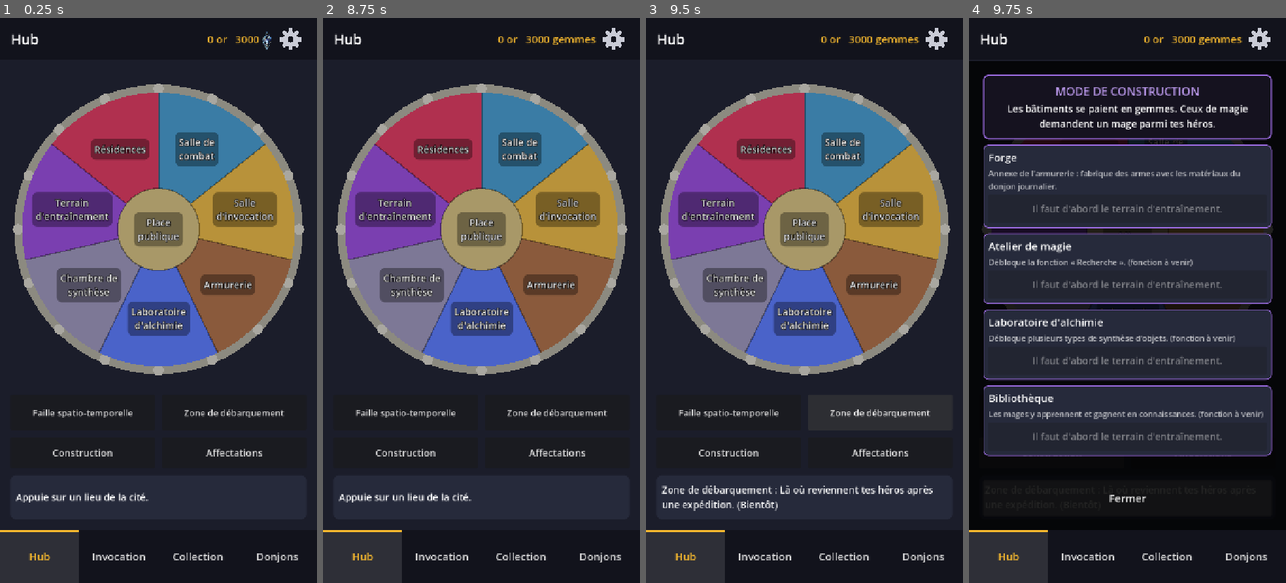
Above: before the commit, frames 1-4 (left to right).
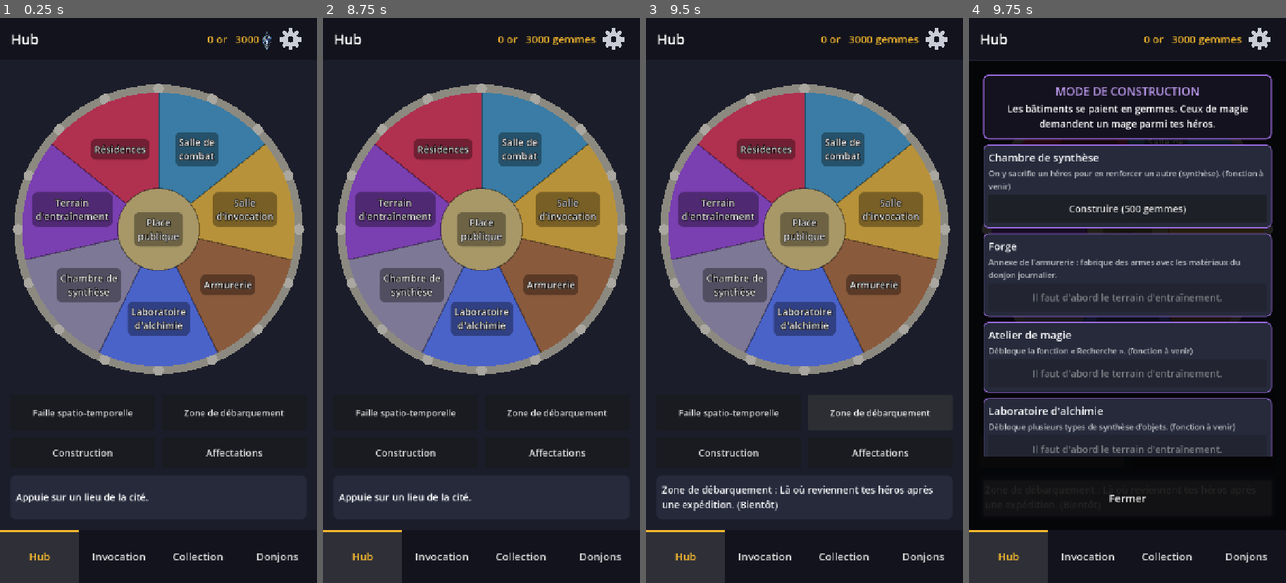
Above: after the commit, the same moments.

Repository: usksyz/project_gacha
Game: Godot game, scene res://scenes/main.tscn
The game is run twice, just before and just after one commit, with the same random seed, the same clock (stepped at 60 frames per second) and the same inputs.
Inputs (mouse positions are in pixels of both pictures, inside the frame that each line leads up to):
- Up to frame 1 (0.25 s): no input
- Up to frame 2 (8.75 s): click (614, 40) at 0.52 s; click "Recommencer la partie" at 1.25 s; click "Salle de combat" at 2 s; click "Salle d'invocation" at 2.75 s; click "Armurerie" at 3.5 s; click "Laboratoire d'alchimie" at 4.25 s; click "Chambre de synthèse" at 5 s; click "Terrain d'entraînement" at 5.75 s; click "Résidences" at 6.5 s; click "Place publique" at 7.25 s; click "Faille spatio-temporelle" at 8 s
- Up to frame 3 (9.5 s): click "Zone de débarquement" at 8.75 s
- Up to frame 4 (9.75 s): click "Construction" at 9.5 s

Frames 1-3 are identical in both runs. In frame 4, 12% of the frame differs, in the area x 4-96%, y 23-78%.

Commit message:
Chambre de synthèse : sacrifier des héros pour en renforcer un autre
- Bâtiment « Chambre de synthèse » (500 gemmes), ouvert depuis le hub.
- On choisit le héros à renforcer puis 1 à 5 héros à sacrifier, de n'importe quel rang,
  avec la recherche et les filtres ; fenêtre rouge avant le sacrifice définitif.
- Le héros renforcé gagne l'expérience des sacrifiés et au moins un niveau ;
  20 % par sacrifié de récupérer une de ses compétences (niveau 1) ;
  Œil de faucon (30 %, tireurs : portée et précision) ; Analyse froide (1 %).
- Œil de faucon et Analyse froide agissent en combat.

Co-Authored-By: Claude Opus 5.5 <noreply@anthropic.com>

Diff:
--- a/scripts/battle.gd
+++ b/scripts/battle.gd
@@ -287,10 +287,14 @@
 	# Compétences de promotion qui changent les valeurs de départ : Volonté de fer (vie), Coup précis (critiques).
 	var skills: Array = source.get("skills", [])
 	var max_hp := roundi(stats["hp"] * (1.0 + GameData.skill_level(skills, "Volonté de fer") * GameData.IRON_WILL_HP_PER_LEVEL))
-	var crit_bonus := GameData.skill_level(skills, "Coup précis") * GameData.PRECISE_STRIKE_CRIT_PER_LEVEL
+	var crit_bonus := GameData.skill_level(skills, "Coup précis") * GameData.PRECISE_STRIKE_CRIT_PER_LEVEL \
+		+ GameData.skill_level(skills, "Analyse froide") * GameData.COLD_ANALYSIS_PER_LEVEL
 	var reach := RANGED_RANGE if fighter_class in ["Archer", "Mage", "Soigneur"] else MELEE_RANGE
 	if not gear.is_empty():
 		reach = gear["reach"]
+	# Œil de faucon (synthèse) : les tireurs voient et tirent plus loin.
+	if reach > MELEE_REACH_MAX:
+		reach += GameData.skill_level(skills, "Œil de faucon") * GameData.HAWK_EYE_REACH_PER_LEVEL
 	return {
 		"name": source["name"],
 		"class": fighter_class,
@@ -756,8 +760,13 @@
 ## Retire des points de vie à la cible et renvoie les dégâts infligés (-1 si elle esquive).
 ## « kind » : "hit" (corps à corps), "arrow" (flèche) ou "spell" (sort).
 func _damage(attacker: Dictionary, target: Dictionary, power: float, critical := false, kind := "hit") -> int:
-	# Mouvement souple : une chance d'éviter complètement le coup.
-	if randf() < GameData.skill_level(target["skills"], "Mouvement souple") * DODGE_PER_LEVEL:
+	# Mouvement souple : une chance d'éviter complètement le coup (moins face à la précision
+	# d'Analyse froide, et à celle d'Œil de faucon pour les flèches et les sorts).
+	var dodge: float = GameData.skill_level(target["skills"], "Mouvement souple") * DODGE_PER_LEVEL \
+		- GameData.skill_level(attacker["skills"], "Analyse froide") * GameData.COLD_ANALYSIS_PER_LEVEL
+	if kind != "hit":
+		dodge -= GameData.skill_level(attacker["skills"], "Œil de faucon") * GameData.HAWK_EYE_PRECISION_PER_LEVEL
+	if randf() < dodge:
 		return -1
 	# Maîtrise de l'arme que tient l'attaquant (épée, arc...) : chaque niveau renforce ses coups.
 	if kind != "spell" and attacker["weapon_skill"] != "":
--- a/scripts/game_data.gd
+++ b/scripts/game_data.gd
@@ -144,6 +144,8 @@
 	"Indomptable": "Saignements et hémorragies : 10 % plus faibles par niveau. S'éveille chez un héros qui saigne en situation critique.",
 	"Tueur de gobelins": "Contre les gobelins : +10 % de dégâts par niveau. Exploit : coup fatal au boss de l'étage 5, ou 50 gobelins tués.",
 	"Esprit combatif": "Évolution de Résistance à la douleur (au niveau 10) : garde ses effets, et +5 % de dégâts par niveau sous la moitié de sa vie.",
+	"Analyse froide": "Observation logique : +10 % de précision (la cible esquive moins) et +10 % de coups critiques par niveau. Rare : 1 % de chances après une synthèse.",
+	"Œil de faucon": "Vision et précision à distance : pour les tirs (flèches et sorts), +0,3 case de portée et +5 % de précision par niveau. S'obtient en synthèse, pour ceux qui se battent de loin.",
 	"Volonté de fer": "Compétence de promotion : +10 % de vie maximum par niveau.",
 	"Second souffle": "Compétence de promotion : une fois par combat, sous 25 % de sa vie, reprend 15 % de sa vie (+5 % par niveau au-delà du premier).",
 	"Coup précis": "Compétence de promotion : +5 % de coups critiques par niveau.",
@@ -647,6 +649,9 @@
 ## « cost » : prix en gemmes ; « mage » : il faut un mage pour le construire ;
 ## « info » : ce que fait le bâtiment ; « built » : l'annonce une fois construit.
 const BUILDINGS := {
+	"synthese": {"name": "Chambre de synthèse", "cost": 500, "mage": false, "needs_training": false,
+		"info": "On y sacrifie un héros pour en renforcer un autre (synthèse).",
+		"built": "La chambre de synthèse a été construite avec succès !"},
 	"forge": {"name": "Forge", "cost": 500, "mage": false,
 		"info": "Annexe de l'armurerie : fabrique des armes avec les matériaux du donjon journalier.",
 		"built": "La forge a été construite avec succès !"},
@@ -726,7 +731,7 @@
 func build_problem(building_id: String) -> String:
 	if building_id in buildings:
 		return "Déjà construit."
-	if not training_unlocked():
+	if BUILDINGS[building_id].get("needs_training", true) and not training_unlocked():
 		return "Il faut d'abord le terrain d'entraînement."
 	if BUILDINGS[building_id]["mage"] and not has_mage():
 		return "Il faut un mage parmi tes héros."
@@ -1791,6 +1796,132 @@
 		hero["skills"].append({"name": skill_name, "rank": "Spéciale", "level": 1})
 		lines.append("Compétence spéciale : %s." % skill_name)
 	save_game()
+	return lines
+
+
+# ---------------------------------------------------------------------------
+# Synthèse de héros (chambre de synthèse)
+# ---------------------------------------------------------------------------
+# On sacrifie un ou plusieurs héros (de n'importe quel rang) pour en renforcer un autre (cahier :
+# « on fusionne 2 héros ou plus : un seul survit »). Les sacrifiés disparaissent pour toujours (comme
+# une mort, leurs armes sont perdues avec eux). Le héros renforcé :
+# - gagne de l'expérience, et au moins un niveau (cahier : « le héros renforcé monte de niveau »),
+#   sauf s'il est déjà au niveau maximum ;
+# - pour chaque sacrifié, a des chances de récupérer une de ses compétences, au niveau 1 (compétence héritée) ;
+# - s'il se bat de loin, a des chances de gagner Œil de faucon (cahier : Jenna l'obtient en synthèse) ;
+# - très rarement, gagne Analyse froide.
+# (Le cahier parle aussi d'une perte de moral : elle viendra avec le moral, en phase 5.)
+# Chiffres provisoires.
+
+## Nombre de héros qu'on peut sacrifier d'un coup.
+const SYNTHESIS_MAX_SACRIFICES := 5
+## Expérience gagnée par sacrifié : une base, plus (niveau x étoiles du sacrifié) x ce nombre.
+const SYNTHESIS_XP_BASE := 20
+const SYNTHESIS_XP_PER_LEVEL_STAR := 10
+## Chance de récupérer une compétence de chaque sacrifié (au niveau 1), et chance d'Analyse froide.
+const INHERIT_CHANCE := 0.2
+const COLD_ANALYSIS_CHANCE := 0.01
+## Analyse froide : précision et coups critiques en plus, par niveau (0.1 = 10 %).
+## La précision réduit les chances d'esquive de la cible.
+const COLD_ANALYSIS_PER_LEVEL := 0.1
+## Œil de faucon : chance à chaque synthèse (apprise, ou un niveau de plus) pour les classes qui
+## se battent de loin ; puis, pour les tirs (flèches et sorts), portée en plus (en cases) et
+## précision en plus, par niveau.
+const HAWK_EYE_CHANCE := 0.3
+const HAWK_EYE_CLASSES := ["Archer", "Mage", "Soigneur"]
+const HAWK_EYE_REACH_PER_LEVEL := 0.3
+const HAWK_EYE_PRECISION_PER_LEVEL := 0.05
+
+
+## Expérience que le héros renforcé gagne en sacrifiant « sacrifice ».
+func synthesis_xp(sacrifice: Dictionary) -> int:
+	return SYNTHESIS_XP_BASE + sacrifice["level"] * sacrifice["rarity"] * SYNTHESIS_XP_PER_LEVEL_STAR
+
+
+## Expérience totale d'une synthèse : celle de chaque sacrifié, et au moins de quoi monter
+## d'un niveau. 0 si le héros est déjà au niveau maximum.
+func synthesis_total_xp(target: Dictionary, sacrifices: Array) -> int:
+	if is_max_level(target):
+		return 0
+	var xp := 0
+	for sacrifice in sacrifices:
+		xp += synthesis_xp(sacrifice)
+	return maxi(xp, xp_to_next(target["level"]) - target["xp"])
+
+
+## Pourquoi ce héros ne peut pas être sacrifié pour renforcer « target » (texte), ou "" si c'est possible.
+func synthesis_problem(target: Dictionary, sacrifice: Dictionary) -> String:
+	if not "synthese" in buildings:
+		return "La chambre de synthèse n'est pas construite."
+	if target["id"] == sacrifice["id"]:
+		return "Un héros ne peut pas se sacrifier pour lui-même."
+	if not target["alive"] or not sacrifice["alive"]:
+		return "Les deux héros doivent être en vie."
+	if sacrifice.get("secret", false):
+		return "Un héros légendaire ne peut pas être sacrifié."
+	if is_away(target) or is_away(sacrifice):
+		return "Les deux héros doivent être à la cité."
+	return ""
+
+
+## Vrai si ce héros peut gagner Œil de faucon en synthèse (sa classe se bat de loin).
+func can_get_hawk_eye(hero: Dictionary) -> bool:
+	return hero["class"] in HAWK_EYE_CLASSES and _own_skill_level(hero["skills"], "Œil de faucon") < SKILL_MAX_LEVEL
+
+
+## La synthèse : « sacrifices » disparaissent pour renforcer « target ».
+## Renvoie les lignes à annoncer, ou [] si c'est impossible.
+func synthesize(target: Dictionary, sacrifices: Array) -> Array[String]:
+	var lines: Array[String] = []
+	if sacrifices.is_empty() or sacrifices.size() > SYNTHESIS_MAX_SACRIFICES:
+		return lines
+	for sacrifice in sacrifices:
+		if synthesis_problem(target, sacrifice) != "":
+			return lines
+
+	var xp := synthesis_total_xp(target, sacrifices)
+	# Les sacrifiés disparaissent pour toujours.
+	for sacrifice in sacrifices:
+		sacrifice["alive"] = false
+		sacrifice["death_cause"] = "sacrifié en synthèse pour renforcer %s" % target["name"]
+		_remove_from_teams(sacrifice["id"])
+		lines.append("%s (%s) a disparu pour toujours." % [sacrifice["name"], "★".repeat(sacrifice["rarity"])])
+
+	if xp == 0:
+		lines.append("%s est déjà au niveau maximum : l'expérience est perdue (pense à la promotion)." % target["name"])
+	else:
+		var levels := gain_xp(target, xp)
+		lines.append("%s gagne %d d'expérience%s." % [target["name"], xp,
+			" et passe au niveau %d" % target["level"] if levels > 0 else ""])
+
+	# Compétence héritée : pour chaque sacrifié, une chance de récupérer une de ses compétences.
+	for sacrifice in sacrifices:
+		if randf() >= INHERIT_CHANCE:
+			continue
+		var candidates := []
+		for skill in sacrifice["skills"]:
+			if can_learn_skill(target, target["skills"], skill["name"]) and not skill["name"] in SKILL_FUSIONS:
+				candidates.append(skill["name"])
+		if not candidates.is_empty():
+			var inherited: String = candidates.pick_random()
+			target["skills"].append(new_skill(inherited))
+			lines.append("Compétence héritée de %s : %s (niveau 1) !" % [sacrifice["name"], inherited])
+	# Œil de faucon : pour ceux qui se battent de loin ; un niveau de plus s'ils l'ont déjà.
+	if can_get_hawk_eye(target) and randf() < HAWK_EYE_CHANCE:
+		var level := _own_skill_level(target["skills"], "Œil de faucon")
+		if level == 0:
+			target["skills"].append(new_skill("Œil de faucon"))
+			lines.append("Nouvelle compétence : Œil de faucon !")
+		else:
+			for skill in target["skills"]:
+				if skill["name"] == "Œil de faucon":
+					skill["level"] += 1
+			lines.append("Œil de faucon passe au niveau %d !" % (level + 1))
+	# Analyse froide : très rare, juste après une synthèse.
+	if randf() < COLD_ANALYSIS_CHANCE and can_learn_skill(target, target["skills"], "Analyse froide"):
+		target["skills"].append(new_skill("Analyse froide"))
+		lines.append("Compétence rare : Analyse froide !")
+	tidy_arsenal()  # les armes des sacrifiés sont perdues (et la partie est sauvegardée)
 	return lines
 
 
--- a/scripts/hub_map.gd
+++ b/scripts/hub_map.gd
@@ -22,8 +22,8 @@
 		"info": "Tirage d'armes, arsenal et équipement de tes héros."},
 	{"name": "Laboratoire d'alchimie", "label": "Laboratoire\nd'alchimie", "color": Color("4a63c9"), "target": "",
 		"info": "Prépare des potions et des objets. (Bientôt)"},
-	{"name": "Chambre de synthèse", "label": "Chambre de\nsynthèse", "color": Color("7d7896"), "target": "",
-		"info": "Combine des objets pour en créer de meilleurs. (Bientôt)"},
+	{"name": "Chambre de synthèse", "label": "Chambre de\nsynthèse", "color": Color("7d7896"), "target": "synthesis",
+		"info": "Sacrifie un héros pour en renforcer un autre."},
 	{"name": "Terrain d'entraînement", "label": "Terrain\nd'entraînement", "color": Color("7a3fb0"), "target": "training",
 		"info": "Tes héros y apprennent des compétences, même quand le jeu est fermé."},
 	{"name": "Résidences", "label": "Résidences", "color": Color("b0304f"), "target": "collection",
--- a/scripts/hub_screen.gd
+++ b/scripts/hub_screen.gd
@@ -90,6 +90,11 @@
 		info_label.text = "%s : encore fermé. Il s'ouvre après %d armes tirées à l'Armurerie (%d / %d)." % [
 			zone["name"], GameData.TRAINING_UNLOCK_DRAWS, GameData.weapon_draws, GameData.TRAINING_UNLOCK_DRAWS]
 		return
+	# La chambre de synthèse se construit d'abord (bouton « Construction »).
+	if zone["target"] == "synthesis" and not "synthese" in GameData.buildings:
+		info_label.text = "%s : pas encore construite. Construis-la avec le bouton « Construction » (%d gemmes)." \
+			% [zone["name"], GameData.BUILDINGS["synthese"]["cost"]]
+		return
 	# Le laboratoire d'alchimie est un bâtiment de magie : il faut le construire (avec un mage).
 	if zone["name"] == GameData.BUILDINGS["laboratoire"]["name"]:
 		if "laboratoire" in GameData.buildings:
--- a/scripts/main.gd
+++ b/scripts/main.gd
@@ -19,6 +19,7 @@
 	"training": "Terrain d'entraînement",
 	"armory": "Armurerie",
 	"forge": "Forge",
+	"synthesis": "Chambre de synthèse",
 }
 
 var screens := {}
@@ -64,6 +65,9 @@
 	var forge := ForgeScreen.new()
 	forge.navigate.connect(show_screen)
 	screens["forge"] = forge
+	var synthesis := SynthesisScreen.new()
+	synthesis.navigate.connect(show_screen)
+	screens["synthesis"] = synthesis
 	for screen in screens.values():
 		screen.set_anchors_preset(Control.PRESET_FULL_RECT)
 		content.add_child(screen)
--- /dev/null
+++ b/scripts/synthesis_screen.gd
@@ -0,0 +1,262 @@
+class_name SynthesisScreen
+extends Control
+## Chambre de synthèse (ouverte depuis le hub, une fois construite).
+## 1. On choisit le héros à renforcer ; 2. on choisit un ou plusieurs héros à sacrifier
+## (jusqu'à GameData.SYNTHESIS_MAX_SACRIFICES) ; 3. une fenêtre rouge prévient que les sacrifiés
+## disparaîtront pour toujours (Oui / Non) ; 4. le résultat : expérience (au moins un niveau),
+## et parfois une compétence héritée, Œil de faucon ou Analyse froide.
+## Une recherche et des filtres (HeroFilter) aident à trouver les héros parmi des centaines.
+## Les règles sont dans GameData (section « Synthèse de héros »).
+
+## Demande à l'écran principal d'afficher un autre écran (retour au hub).
+signal navigate(screen_name: String)
+
+## Au-delà de ce nombre de héros trouvés, on demande d'affiner la recherche.
+const MAX_CARDS := 40
+
+var title_label: Label
+var info_label: Label
+var filter: HeroFilter
+var grid: GridContainer
+var hint_label: Label
+var action_button: Button
+## Calque par-dessus l'écran : confirmation et résultat.
+var overlay: Control
+
+## Héros à renforcer (vide tant qu'il n'est pas choisi), et héros à sacrifier.
+var target: Dictionary = {}
+var sacrifices: Array = []
+
+
+func _ready() -> void:
+	var margin := MarginContainer.new()
+	margin.set_anchors_preset(Control.PRESET_FULL_RECT)
+	for side in ["left", "right", "top", "bottom"]:
+		margin.add_theme_constant_override("margin_" + side, 24)
+	add_child(margin)
+	var layout := VBoxContainer.new()
+	layout.add_theme_constant_override("separation", 12)
+	margin.add_child(layout)
+
+	var back := UI.make_button("← Retour à la cité", func(): navigate.emit("hub"), 22)
+	back.custom_minimum_size.y = 64
+	layout.add_child(back)
+	title_label = UI.make_label("", 28)
+	title_label.autowrap_mode = TextServer.AUTOWRAP_WORD_SMART
+	layout.add_child(title_label)
+	info_label = UI.make_label("", 20)
+	info_label.autowrap_mode = TextServer.AUTOWRAP_WORD_SMART
+	info_label.modulate = Color(1, 1, 1, 0.8)
+	layout.add_child(info_label)
+	filter = HeroFilter.new()
+	filter.changed.connect(_refresh)
+	layout.add_child(filter)
+
+	var scroll := UI.make_scroll()
+	layout.add_child(scroll)
+	var scroll_content := VBoxContainer.new()
+	scroll_content.size_flags_horizontal = Control.SIZE_EXPAND_FILL
+	scroll.add_child(scroll_content)
+	var centered := CenterContainer.new()
+	centered.size_flags_horizontal = Control.SIZE_EXPAND_FILL
+	scroll_content.add_child(centered)
+	grid = GridContainer.new()
+	grid.columns = 5
+	grid.add_theme_constant_override("h_separation", 8)
+	grid.add_theme_constant_override("v_separation", 8)
+	centered.add_child(grid)
+	hint_label = UI.make_label("", 20)
+	hint_label.autowrap_mode = TextServer.AUTOWRAP_WORD_SMART
+	hint_label.horizontal_alignment = HORIZONTAL_ALIGNMENT_CENTER
+	hint_label.modulate = Color(1, 1, 1, 0.7)
+	scroll_content.add_child(hint_label)
+
+	action_button = UI.make_button("", _on_action, 26)
+	action_button.custom_minimum_size.y = 90
+	action_button.autowrap_mode = TextServer.AUTOWRAP_WORD_SMART
+	layout.add_child(action_button)
+
+	overlay = Control.new()
+	overlay.set_anchors_preset(Control.PRESET_FULL_RECT)
+	overlay.visible = false
+	add_child(overlay)
+
+
+func on_shown() -> void:
+	target = {}
+	sacrifices = []
+	overlay.visible = false
+	_refresh()
+
+
+func _refresh() -> void:
+	for child in grid.get_children():
+		grid.remove_child(child)
+		child.queue_free()
+	hint_label.text = ""
+
+	if not "synthese" in GameData.buildings:
+		title_label.text = "La chambre de synthèse n'est pas construite."
+		info_label.text = "Construis-la depuis le hub (bouton « Construction », %d gemmes)." \
+			% GameData.BUILDINGS["synthese"]["cost"]
+		filter.visible = false
+		action_button.visible = false
+		return
+	filter.visible = true
+	action_button.visible = true
+
+	if target.is_empty():
+		title_label.text = "1. Choisis le héros à renforcer"
+		info_label.text = "Il gagnera de l'expérience (au moins un niveau), et parfois une compétence."
+		action_button.text = "Choisis un héros"
+		action_button.disabled = true
+		_fill_grid(_candidates({}), _choose_target)
+		return
+
+	title_label.text = "2. Choisis les héros à sacrifier pour renforcer %s (%s, niv. %d)" % [
+		target["name"], "★".repeat(target["rarity"]), target["level"]]
+	if sacrifices.is_empty():
+		info_label.text = "Jusqu'à %d héros, de n'importe quel rang. Les sacrifiés disparaîtront pour toujours. Les héros légendaires ne peuvent pas être sacrifiés." \
+			% GameData.SYNTHESIS_MAX_SACRIFICES
+		action_button.text = "Changer de héros à renforcer"
+	else:
+		info_label.text = _gains_text()
+		var names := ", ".join(PackedStringArray(sacrifices.map(func(hero): return hero["name"])))
+		action_button.text = "Synthèse : sacrifier %s" % names
+	action_button.disabled = false
+	# Toucher un héros choisi le relâche ; toucher un autre héros l'ajoute (s'il reste de la place).
+	_fill_grid(_candidates(target), _toggle_sacrifice)
+
+
+## Ce que la synthèse va donner, pour aider à décider.
+func _gains_text() -> String:
+	var parts := []
+	var xp := GameData.synthesis_total_xp(target, sacrifices)
+	if xp == 0:
+		parts.append("%s est au niveau maximum : l'expérience sera perdue (pense à la promotion)." % target["name"])
+	else:
+		parts.append("%s gagnera %d d'expérience (au moins un niveau)." % [target["name"], xp])
+	parts.append("%d %% de chances de récupérer une compétence de chaque sacrifié." % roundi(GameData.INHERIT_CHANCE * 100))
+	if GameData.can_get_hawk_eye(target):
+		parts.append("%d %% de chances d'Œil de faucon." % roundi(GameData.HAWK_EYE_CHANCE * 100))
+	parts.append("%s %% d'Analyse froide." % String.num(GameData.COLD_ANALYSIS_CHANCE * 100).replace(".", ","))
+	return " ".join(PackedStringArray(parts))
+
+
+## Étape 1 → 2 : le héros à renforcer est choisi ; la recherche repart de zéro pour les sacrifiés.
+func _choose_target(hero: Dictionary) -> void:
+	target = hero
+	filter.search.text = ""
+
+
+func _toggle_sacrifice(hero: Dictionary) -> void:
+	var index := sacrifices.find(hero)
+	if index >= 0:
+		sacrifices.remove_at(index)
+	elif sacrifices.size() < GameData.SYNTHESIS_MAX_SACRIFICES:
+		sacrifices.append(hero)
+
+
+## Les héros qu'on peut choisir : à renforcer (tous les héros vivants à la cité),
+## ou à sacrifier pour « for_target » (ceux que GameData accepte), filtrés par la recherche.
+func _candidates(for_target: Dictionary) -> Array:
+	var result := []
+	for hero in GameData.alive_heroes():
+		if GameData.is_away(hero):
+			continue
+		if not for_target.is_empty() and GameData.synthesis_problem(for_target, hero) != "":
+			continue
+		result.append(hero)
+	return filter.apply(result)
+
+
+## Une carte par héros (MAX_CARDS au plus) ; les sacrifiés choisis passent en premier, en rouge.
+func _fill_grid(heroes: Array, on_press: Callable) -> void:
+	var shown := sacrifices.duplicate()
+	for hero in heroes:
+		if shown.size() >= MAX_CARDS:
+			break
+		if not hero in shown:
+			shown.append(hero)
+	for hero in shown:
+		_add_card(hero, on_press, hero in sacrifices)
+	if heroes.is_empty():
+		hint_label.text = "Aucun héros ne correspond à la recherche."
+	elif heroes.size() > MAX_CARDS:
+		hint_label.text = "… et %d autres héros : affine la recherche pour les trouver." % (heroes.size() - MAX_CARDS)
+
+
+func _add_card(hero: Dictionary, on_press: Callable, chosen := false) -> void:
+	var card := UI.make_hero_card(hero)
+	if chosen:
+		var style := UI.make_panel_style(Color("5a1f1f"), Color("e05252"), 8)
+		UI.set_button_style(card, style, style)
+	card.pressed.connect(func():
+		on_press.call(hero)
+		_refresh.call_deferred())
+	grid.add_child(card)
+
+
+func _on_action() -> void:
+	if sacrifices.is_empty():
+		target = {}  # revenir au choix du héros à renforcer
+		_refresh()
+		return
+	_confirm()
+
+
+## Fenêtre rouge : le sacrifice est définitif.
+func _confirm() -> void:
+	var box := _overlay_box()
+	var lines := []
+	for hero in sacrifices:
+		lines.append("%s (%s, niv. %d)" % [hero["name"], "★".repeat(hero["rarity"]), hero["level"]])
+	lines.append("%s sacrifié%s pour renforcer %s." % ["sera" if sacrifices.size() == 1 else "seront",
+		"" if sacrifices.size() == 1 else "s", target["name"]])
+	lines.append("Ils disparaîtront pour toujours, avec leurs armes. Cette action est définitive." \
+		if sacrifices.size() > 1 else "Il disparaîtra pour toujours, avec ses armes. Cette action est définitive.")
+	lines.append("Confirmer la synthèse ?")
+	box.add_child(UI.make_system_window("Attention !", lines, true))
+	var buttons := HBoxContainer.new()
+	buttons.add_theme_constant_override("separation", 16)
+	box.add_child(buttons)
+	for entry in [["Non", func(): overlay.visible = false], ["Oui, sacrifier", _do_synthesis]]:
+		var button := UI.make_button(entry[0], entry[1], 26)
+		button.custom_minimum_size.y = 90
+		button.size_flags_horizontal = Control.SIZE_EXPAND_FILL
+		buttons.add_child(button)
+	overlay.visible = true
+
+
+func _do_synthesis() -> void:
+	var lines := GameData.synthesize(target, sacrifices)
+	Settings.vibrate(300)
+	var box := _overlay_box()
+	box.add_child(UI.make_system_window("Synthèse terminée", lines if not lines.is_empty() else ["La synthèse a échoué."]))
+	var ok := UI.make_button("Compris", func():
+		overlay.visible = false
+		sacrifices = []
+		_refresh(), 26)
+	ok.custom_minimum_size.y = 90
+	box.add_child(ok)
+
+
+## Vide le calque, puis y met un fond sombre et une boîte centrée.
+func _overlay_box() -> VBoxContainer:
+	for child in overlay.get_children():
+		overlay.remove_child(child)
+		child.queue_free()
+	var dim := ColorRect.new()
+	dim.color = Color(0, 0, 0, 0.85)
+	dim.set_anchors_preset(Control.PRESET_FULL_RECT)
+	overlay.add_child(dim)
+	var margin := MarginContainer.new()
+	margin.set_anchors_preset(Control.PRESET_FULL_RECT)
+	for side in ["left", "right", "top", "bottom"]:
+		margin.add_theme_constant_override("margin_" + side, 32)
+	overlay.add_child(margin)
+	var box := VBoxContainer.new()
+	box.alignment = BoxContainer.ALIGNMENT_CENTER
+	box.add_theme_constant_override("separation", 16)
+	margin.add_child(box)
+	return box
Not shown, added: scripts/synthesis_screen.gd.uid
Not shown, changed: CLAUDE.md
